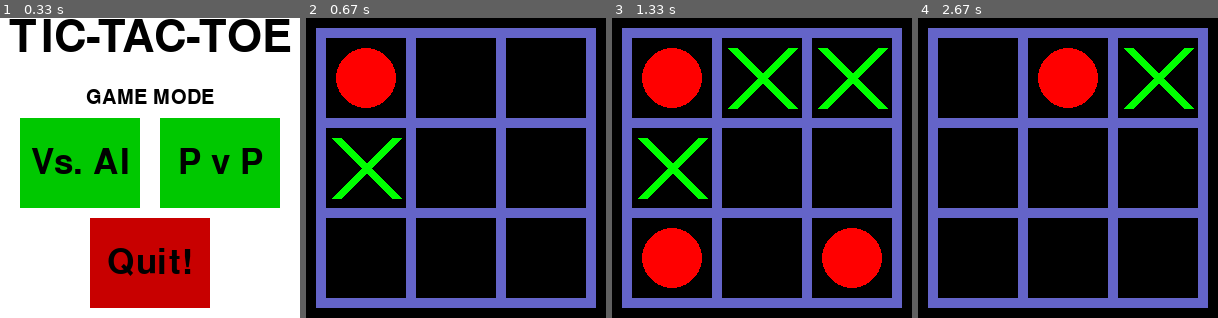
Above: before the commit, frames 1-4 (left to right).
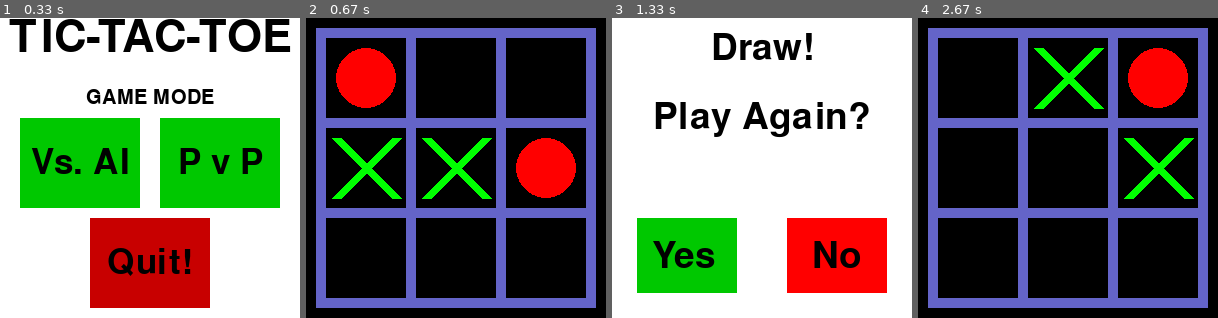
Above: after the commit, the same moments.

Repository: RITESHMOHAPATRA/TIC-TAC-TOE
Game: pygame game, started from Python/pygame1.py
The game is run twice, just before and just after one commit, with the same random seed, the same clock (stepped at 60 frames per second) and the same inputs. The source is Python 2; it was converted automatically to run under Python 3.
Inputs (mouse positions are in pixels of both pictures, inside the frame that each line leads up to):
- Up to frame 1 (0.33 s): no input
- Up to frame 2 (0.67 s): press the mouse at (456, 186) at 0.37 s; move the mouse to (420, 177) at 0.47 s; release the mouse at (384, 171) at 0.6 s
- Up to frame 3 (1.33 s): press the mouse at (852, 78) at 0.7 s; move the mouse to (756, 87) at 0.8 s; release the mouse at (660, 96) at 0.93 s; click (852, 258) at 1.05 s
- Up to frame 4 (2.67 s): press the mouse at (993, 255) at 1.37 s; move the mouse to (972, 177) at 1.47 s; release the mouse at (954, 102) at 1.6 s; click (1176, 144) at 1.72 s; click "Yes" at 2.05 s; press the mouse at (1176, 144) at 2.37 s; move the mouse to (1131, 102) at 2.47 s; release the mouse at (1086, 63) at 2.6 s

Frame 1 is identical in both runs. In frame 2, 4.4% of the frame differs, in the area x 38-90%, y 40-61%; in frame 3, 95%, in the area x 0-100%, y 0-100%; in frame 4, 8.4%.

Commit message:
End_game function updated (still working on the issue

Diff:
--- a/Python/pygame1.py
+++ b/Python/pygame1.py
@@ -20,10 +20,17 @@
   		for event in pygame.event.get():
   			if event.type == pygame.QUIT:
   				pygame.quit()
+  				print 'Exit 1'
   				quit()
   		#load the main manu based screen, asking user to select whom he has to play with AI,PvP or Quit
   		board.first_menu(mouse[0],mouse[1])  #Co-ordinates of mouse pointer passed so that menu options can be highlighted.
   		pygame.display.flip()
+
+  		clock=pygame.time.Clock()
+		clock.tick(60)
+  		mouse = pygame.mouse.get_pos()
+  		click = pygame.mouse.get_pressed()
+
   		pygame.display.update()
   		if(click[0] == 1 and 140>mouse[0]>20 and 190>mouse[1]>100): #getting the click from the user if he selected vs AI
   			comp_play()
@@ -31,8 +38,9 @@
   		if(click[0] == 1 and 280>mouse[0]>160 and 190>mouse[1]>100): #getting the click from the user if he selected Player to Player
   			PVPplay()
   			intro = False
-  		if(click[0] == 1 and 210>mouse[0]>90 and 290>mouse[1]>200): #getting the click from the user if he wants to
+  		if(click[0] == 1 and 210>mouse[0]>90 and 290>mouse[1]>200): #getting the click from the user if he wants to quit
   			pygame.quit()
+  			print 'Exit 2'
   			quit()
 '''
 After the game is over and the result is either Computer, Player or Draw
@@ -46,7 +54,6 @@
 	while end:
 		mouse = pygame.mouse.get_pos()
   		click = pygame.mouse.get_pressed()
-
   		for event in pygame.event.get():
   			if event.type == pygame.QUIT:
   				pygame.quit()
@@ -55,14 +62,33 @@
   		board.last_menu(value,mouse[0],mouse[1])
   		pygame.display.flip()
   		pygame.display.update()
+
+  		#remove the bug of mouse getting already clcked by the user
+  		clock=pygame.time.Clock() #wait before taking the next mouse click (solved the problem of click getting saved)
+		clock.tick(60)
+		lst = list(click)
+  		lst[0] = 0
+  		click = tuple(lst)
+  		lst = list(mouse)
+  		lst[0] = 0
+  		lst[1] = 0
+  		mouse = tuple(lst)
+		print 'click = ', click[0]
+  		mouse = pygame.mouse.get_pos()
+  		#click = pygame.mouse.get_pressed()
+
   		#If yes the show the first screen
-  		if(click[0] == 1 and 125>mouse[0]>25 and 275>mouse[1]>200):
-  			game_intro()
-  			end = False
+  		if(125>mouse[0]>25 and 275>mouse[1]>200):
+  			click = pygame.mouse.get_pressed() #even this seems not to work
+  			if(click[0] == 1):
+  				game_intro()
+  				end = False
   		#If no then exit
-  		if(click[0] == 1 and 275>mouse[0]>175 and 275>mouse[1]>200):
-  			pygame.quit()
-  			quit()
+  		if(275>mouse[0]>175 and 275>mouse[1]>200):
+  			click = pygame.mouse.get_pressed()
+  			if(click[0] == 1):
+  				pygame.quit()
+  				quit()
 
 #If player wants to play with AI(computer) this function will be called
 def comp_play():
@@ -134,7 +160,9 @@
 			#Input involves two methods, one by pressing keys and other by mouse input.
 	        for event in pygame.event.get():
 	            mouse = pygame.mouse.get_pos()
+	          #  print 'mouse position ', mouse
 	            click = pygame.mouse.get_pressed()
+	          #  print 'click position ', click
 	            if event.type == pygame.QUIT or event.type == pygame.KEYUP and event.key == pygame.K_ESCAPE:
 	                done = True
 	            #This part is key input.
